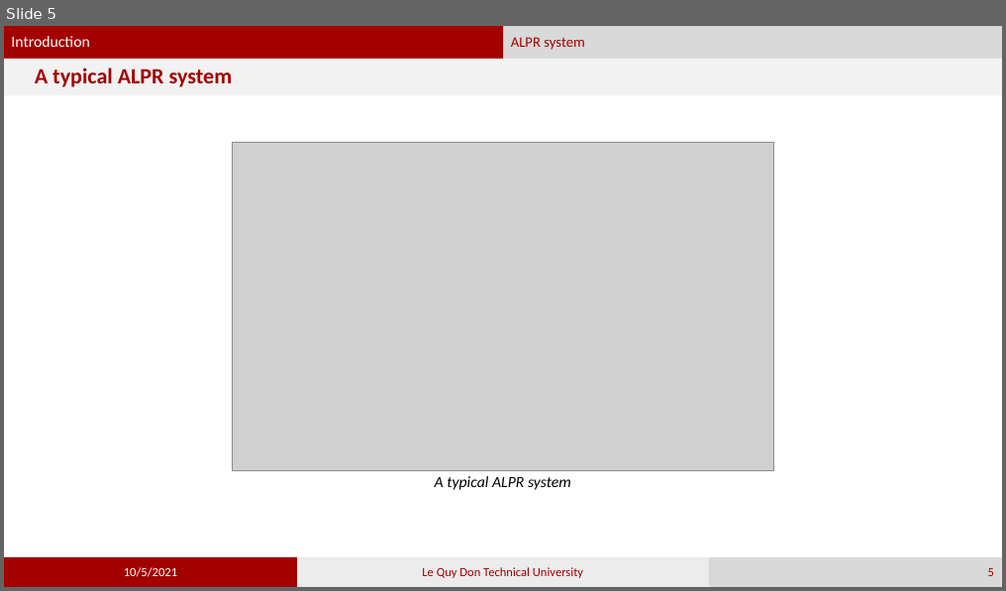
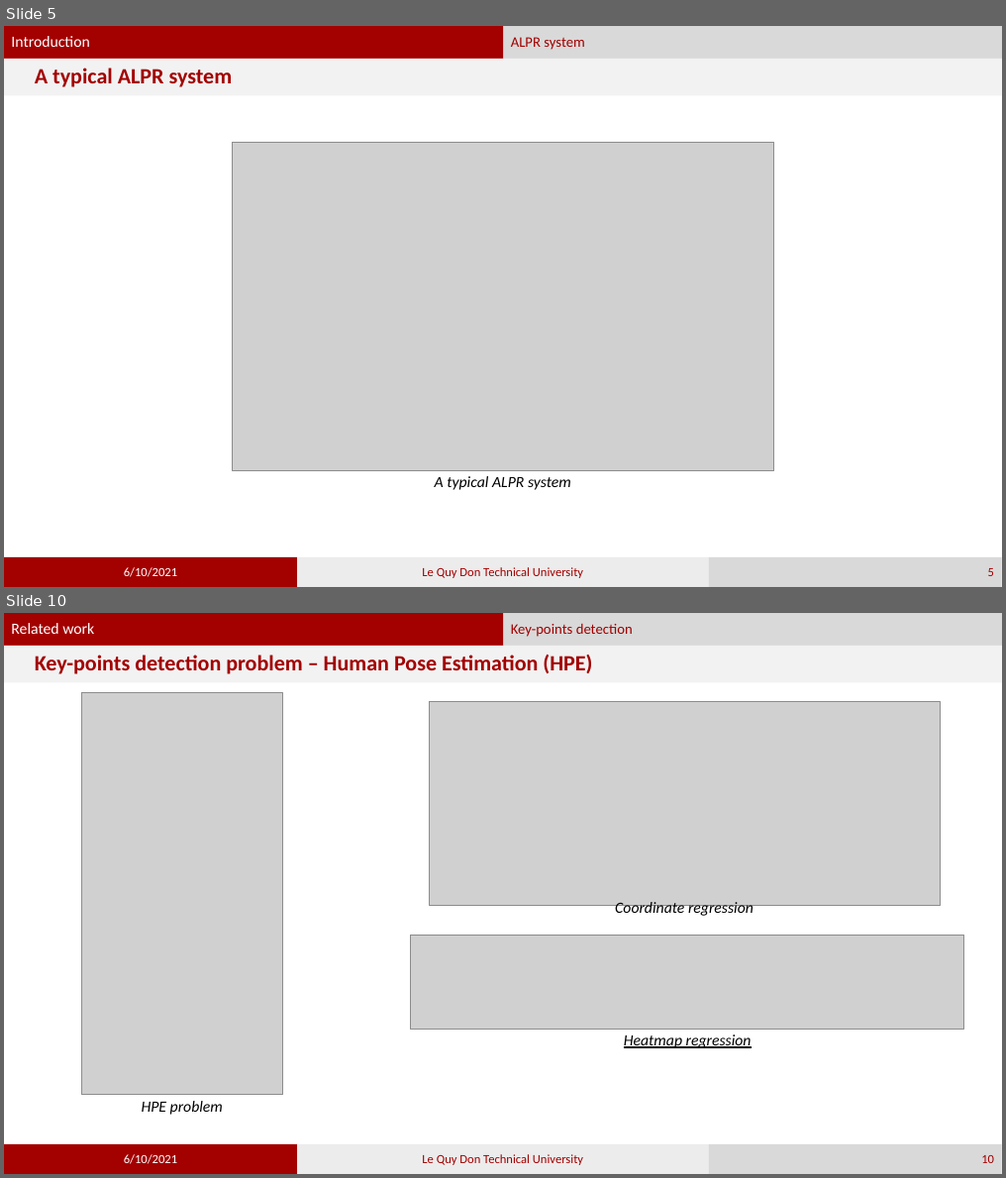
Before and after one commit to phamvandan/graduated-thesis-2021, a slide deck: my_template.pptx. Shown one above the other, each under a label of ours: slide 5 before the commit, slides 5 and 10 after it; the slides between them are not shown. The pictures are 1006x591 and 1006x1178 pixels, drawn with LibreOffice and Linux fonts; fonts in the diff are those of the drawing; grey boxes stand for pictures. Boxes give left, top, right and bottom in pixels: in the first picture for what was removed or moved away, otherwise in the second. Text is boxed around its words. In the diff, an @@ line names an element or a change of style, - is before the commit and + after.

```diff
--- a/my_template.pptx
+++ b/my_template.pptx
@@ slide 10 added at (x1=4, y1=613, x2=1002, y2=1174), background #FFFFFF; not listed: 2 template elements that a slide beside it also shows @@
@@ text added at (x1=4, y1=613, x2=503, y2=646), fill #A30000, 15 pt, text #FFFFFF @@
+Related work
@@ text added at (x1=503, y1=613, x2=1002, y2=646), fill #D9D9D9, 14 pt, text #A30000 @@
+Key-points detection
@@ title added at (x1=4, y1=646, x2=1002, y2=682), fill #F2F2F2, 21 pt, text #A30000, bold @@
+Key-points detection problem – Human Pose Estimation (HPE)
@@ picture added at (x1=81, y1=692, x2=282, y2=1095) @@
@@ picture added at (x1=430, y1=702, x2=940, y2=906) @@
@@ text added at (x1=615, y1=902, x2=753, y2=917), 15 pt, text #000000, italic @@
+Coordinate regression
@@ picture added at (x1=411, y1=935, x2=964, y2=1029) @@
@@ text added at (x1=624, y1=1035, x2=751, y2=1049), 15 pt, text #000000, italic, underline @@
+Heatmap regression
@@ text added at (x1=142, y1=1101, x2=223, y2=1115), 15 pt, text #000000, italic @@
+HPE problem
@@ rectangle added at (x1=4, y1=1145, x2=297, y2=1174), fill #A30000, 12 pt, text #FFFFFF @@
+6/10/2021
@@ rectangle added at (x1=297, y1=1145, x2=709, y2=1174), fill #ECECEC, 12 pt, text #A30000 @@
+Le Quy Don Technical University
@@ page number added at (x1=709, y1=1145, x2=1002, y2=1174), fill #D9D9D9, 12 pt, text #A30000 @@
+10
@@ slide 5 changed as well @@
@@ text in rectangle at (x1=124, y1=568, x2=177, y2=577): text changed @@
-10/5/2021
+6/10/2021
```
Also in this commit, not shown: 4 other slides changed, 7 other slides added.
